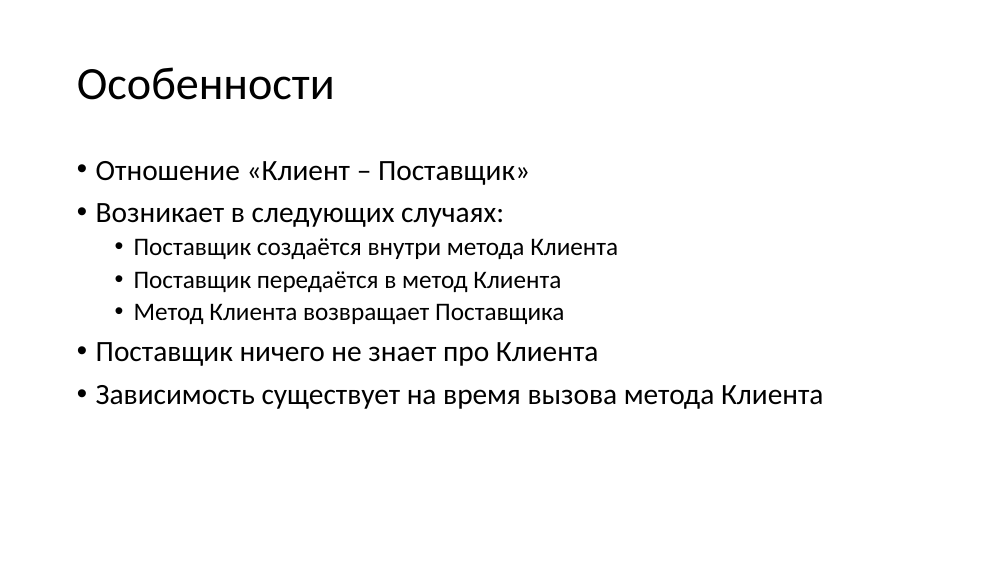
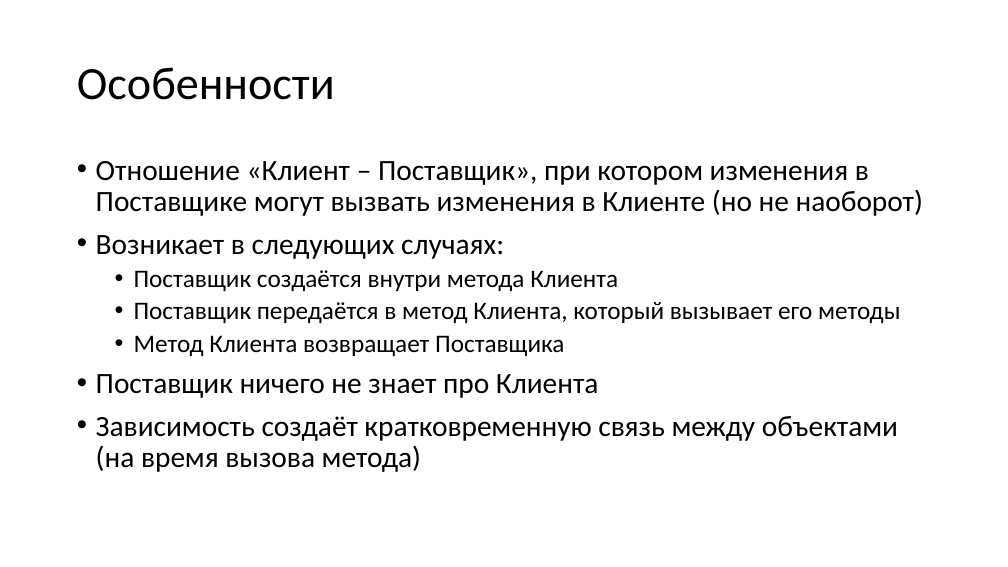
Before and after one commit to alexey-malov/oop, a slide deck: slide 19 of lectures/03/Виды отношений между классами.pptx (slide 17 before the commit). Drawn at 1008x567 pixels with LibreOffice and Linux fonts; fonts in the diff are those of the drawing. Boxes give left, top, right and bottom in pixels: in the first picture for what was removed or moved away, otherwise in the second. Text is boxed around its words. In the diff, an @@ line names an element or a change of style, - is before the commit and + after.

```diff
--- a/lectures/03/Виды отношений между классами.pptx
+++ b/lectures/03/Виды отношений между классами.pptx
@@ text at (96,161,923,216): text changed @@
-• Отношение «Клиент – Поставщик»
+• Отношение «Клиент – Поставщик», при котором изменения в Поставщике могут вызвать изменения в Клиенте (но не наоборот)
@@ text at (134,302,900,323): text changed @@
-  • Поставщик передаётся в метод Клиента
+  • Поставщик передаётся в метод Клиента, который вызывает его методы
@@ text at (96,416,898,472): text changed @@
-• Зависимость существует на время вызова метода Клиента
+• Зависимость создаёт кратковременную связь между объектами (на время вызова метода)
```
Also in this commit, not shown: 13 other slides changed, 5 slides added, 2 slides removed, 6 other files.
